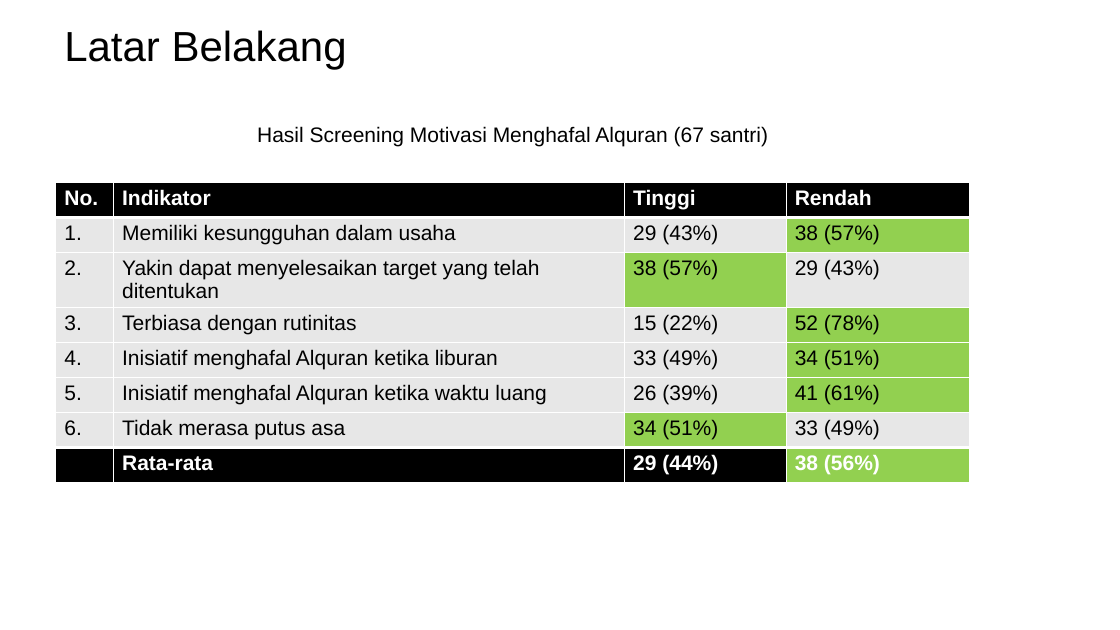
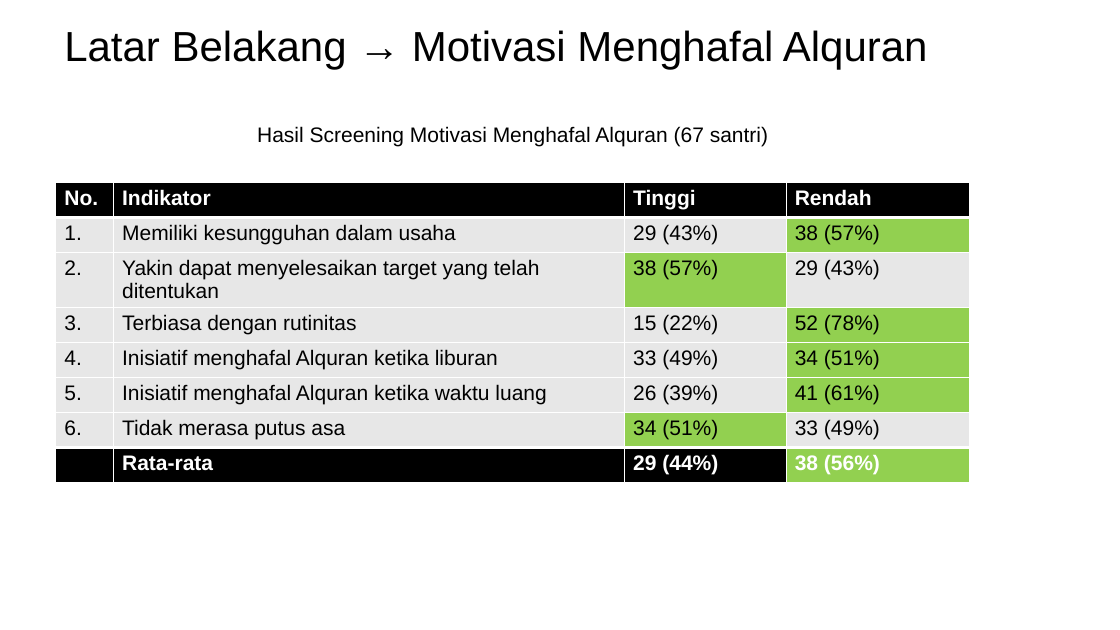
Before and after one commit to mzaini30/skripsi, a slide deck: slide 10 of seminar proposal.pptx. Drawn at 1120x630 pixels with LibreOffice and Linux fonts; fonts in the diff are those of the drawing; background and template pictures are left out. Boxes give left, top, right and bottom in pixels: in the first picture for what was removed or moved away, otherwise in the second. Text is boxed around its words. In the diff, an @@ line names an element or a change of style, - is before the commit and + after.

```diff
--- a/seminar proposal.pptx
+++ b/seminar proposal.pptx
@@ title at (x1=64, y1=30, x2=928, y2=69): text changed @@
-Latar Belakang
+Latar Belakang → Motivasi Menghafal Alquran
```
Also in this commit, not shown: 16 other slides changed, 6 slides added.
